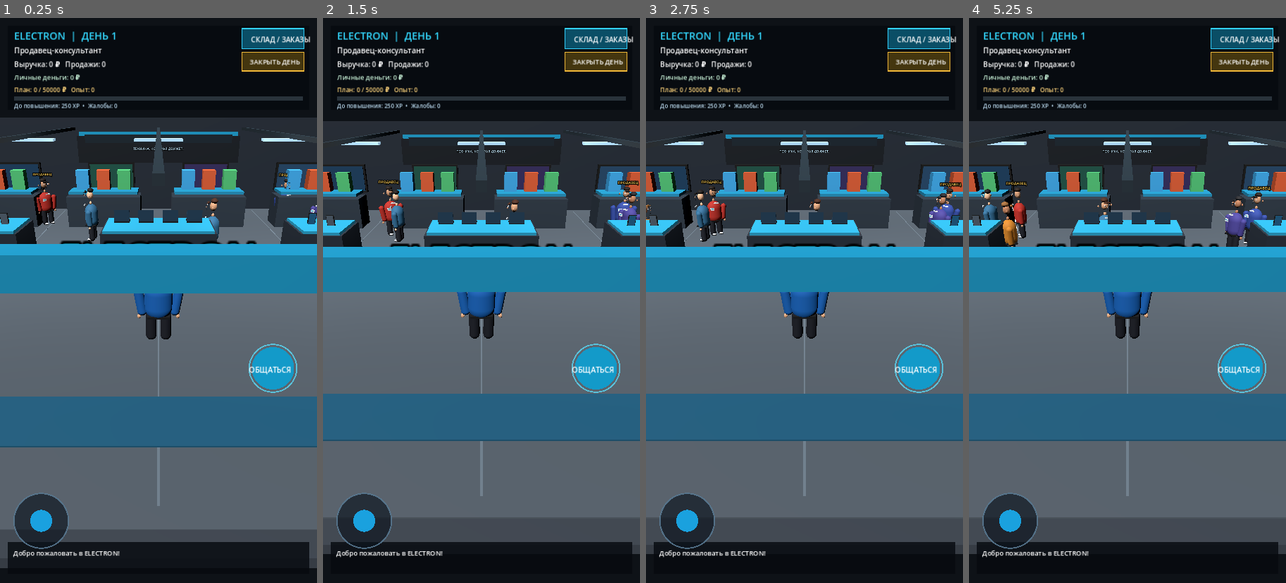
Above: before the commit, frames 1-4 (left to right).
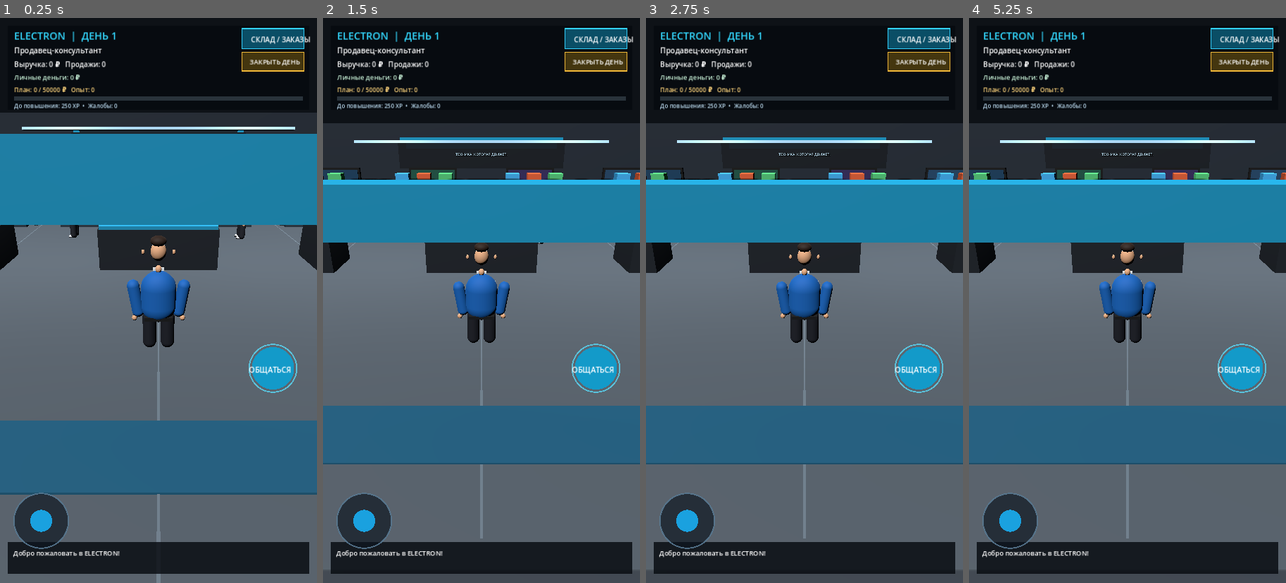
Above: after the commit, the same moments.

Repository: shilinillyaalexandrovich-wq/ELECTRON-3D
Game: Godot game, scene res://scenes/main.tscn
Same seed, same stepped clock (60 frames per second), same inputs: the game is played once before the commit and once after it.
Inputs (mouse positions are in pixels of both pictures, inside the frame that each line leads up to):
- Up to frame 1 (0.25 s): no input
- Up to frame 2 (1.5 s): move the mouse to (551, 272) at 0.52 s; click (551, 272) at 0.67 s; drag from (418, 328) to (465, 413) at 1.27 s
- Up to frame 3 (2.75 s): move the mouse to (836, 176) at 2.02 s; click (836, 176) at 2.17 s
- Up to frame 4 (5.25 s): drag from (1111, 413) to (1032, 215) at 2.77 s; move the mouse to (1222, 385) at 3.52 s; click (1222, 385) at 3.67 s; drag from (1032, 215) to (1079, 159) at 4.27 s; move the mouse to (1143, 300) at 5.02 s; click (1143, 300) at 5.17 s

The runs differ from the first frame. In frame 1, 45% of the frame differs, in the area x 0-100%, y 16-100%; in frame 2, 34%; in frame 3, 34%; in frame 4, 34%.

Commit message:
Improve ELECTRON store gameplay, product displays and camera visibility

Diff:
--- a/scripts/game.gd
+++ b/scripts/game.gd
@@ -128,19 +128,45 @@
         _box(Vector3(tx, 1.75, -8.25), Vector3(2.17, 1.2, 0.035), [Color(0.04, 0.24, 0.38), Color(0.08, 0.34, 0.28), Color(0.2, 0.16, 0.38), Color(0.12, 0.28, 0.42)][i])
         _box(Vector3(tx, 0.92, -8.25), Vector3(0.16, 0.32, 0.12), Color(0.12, 0.14, 0.17))
 
-    # Центральные острова с демонстрационными смартфонами и ноутбуками.
+    # Три открытых демонстрационных острова с узнаваемыми моделями техники.
     for island in range(3):
         var ix := -6.0 + float(island) * 6.0
-        _box(Vector3(ix, 0.78, 0.0), Vector3(3.5, 1.25, 1.7), Color(0.12, 0.16, 0.21))
-        _box(Vector3(ix, 1.43, 0.0), Vector3(3.35, 0.12, 1.58), Color(0.12, 0.62, 0.78))
-        for p in range(4):
-            var px := ix - 1.15 + float(p) * 0.76
-            if island == 1:
-                _box(Vector3(px, 1.57, -0.12), Vector3(0.48, 0.035, 0.34), Color(0.035, 0.04, 0.05))
-                _box(Vector3(px, 1.76, 0.02), Vector3(0.48, 0.36, 0.035), Color(0.08, 0.22, 0.32))
+        _box(Vector3(ix, 0.72, -0.1), Vector3(3.25, 1.12, 1.45), Color(0.075, 0.105, 0.14))
+        _box(Vector3(ix, 1.32, -0.1), Vector3(3.18, 0.10, 1.38), Color(0.08, 0.58, 0.76))
+        for p in range(3):
+            var px := ix - 0.92 + float(p) * 0.92
+            if island == 0:
+                # Смартфон: корпус, стеклянный экран и камера.
+                _box_node(Vector3(px, 1.48, -0.16), Vector3(0.34, 0.035, 0.62), Color(0.025,0.035,0.05))
+                _box_node(Vector3(px, 1.501, -0.16), Vector3(0.29, 0.012, 0.53), [Color(0.05,0.36,0.58),Color(0.12,0.48,0.38),Color(0.35,0.2,0.48)][p])
+                _box_node(Vector3(px, 1.51, 0.115), Vector3(0.06,0.008,0.025), Color(0.01,0.015,0.02))
+            elif island == 1:
+                # Ноутбук: клавиатурная база и поднятый экран.
+                _box_node(Vector3(px, 1.47, -0.12), Vector3(0.72,0.045,0.48), Color(0.16,0.19,0.23))
+                _box_node(Vector3(px, 1.70, -0.34), Vector3(0.70,0.42,0.045), Color(0.025,0.035,0.05))
+                _box_node(Vector3(px, 1.70, -0.312), Vector3(0.63,0.35,0.012), [Color(0.06,0.3,0.5),Color(0.1,0.42,0.36),Color(0.3,0.2,0.42)][p])
             else:
-                _box(Vector3(px, 1.62, -0.05), Vector3(0.25, 0.42, 0.035), Color(0.025, 0.035, 0.045))
-                _box(Vector3(px, 1.62, -0.025), Vector3(0.21, 0.37, 0.012), [Color(0.05, 0.35, 0.52), Color(0.12, 0.48, 0.38), Color(0.35, 0.2, 0.48), Color(0.3, 0.36, 0.42)][p])
+                # Наушники на компактной демонстрационной подставке.
+                _box_node(Vector3(px, 1.49, -0.14), Vector3(0.24,0.16,0.22), Color(0.19,0.22,0.26))
+                var band := MeshInstance3D.new()
+                var torus := TorusMesh.new()
+                torus.inner_radius = 0.12
+                torus.outer_radius = 0.17
+                band.mesh = torus
+                band.position = Vector3(px,1.77,-0.14)
+                band.rotation_degrees.x = 90
+                band.material_override = _mat([Color(0.08,0.1,0.13),Color(0.12,0.42,0.58),Color(0.32,0.22,0.4)][p])
+                add_child(band)
+                for side in [-1.0,1.0]:
+                    var cup := MeshInstance3D.new()
+                    var cup_mesh := CylinderMesh.new()
+                    cup_mesh.top_radius = 0.09
+                    cup_mesh.bottom_radius = 0.09
+                    cup_mesh.height = 0.12
+                    cup.mesh = cup_mesh
+                    cup.position = Vector3(px + side*0.14,1.64,-0.14)
+                    cup.material_override = _mat(Color(0.07,0.09,0.12))
+                    add_child(cup)
 
     # Стеллажи с коробками и подсвеченными полками вдоль стен.
     for side in [-1.0, 1.0]:
@@ -163,10 +189,9 @@
     _add_store_label("КАССА", Vector3(-5.8, 1.9, 4.38), 18, Color(0.5, 0.9, 1.0))
     _add_store_label("СЕРВИС", Vector3(5.8, 1.9, 4.38), 18, Color(0.5, 0.9, 1.0))
 
-    # Потолочные балки и световые короба без сплошной крыши.
-    for x in [-8.0, -4.0, 0.0, 4.0, 8.0]:
-        _box(Vector3(x, 4.0, 0.0), Vector3(0.12, 0.12, 15.5), Color(0.12, 0.18, 0.22))
-        _box(Vector3(x, 3.88, -1.0), Vector3(1.5, 0.08, 0.32), Color(0.7, 0.88, 1.0))
+    # Верхнее пространство оставляем полностью открытым: камера не должна
+    # упираться в потолочные балки и перекрывать обзор торгового зала.
+    _box(Vector3(0, 3.72, -1.0), Vector3(7.5, 0.08, 0.24), Color(0.7, 0.88, 1.0))
 
 func _box_node(pos: Vector3, dimensions: Vector3, color: Color) -> MeshInstance3D:
     var node := MeshInstance3D.new()
@@ -213,10 +238,14 @@
 
 func _spawn_customers() -> void:
     var names := ["Алексей", "Марина", "Игорь", "Ольга", "Денис", "Екатерина"]
+    var spawn_points := [
+        Vector3(-8.0,0.0,-1.8), Vector3(-3.0,0.0,-3.4),
+        Vector3(3.2,0.0,-3.2), Vector3(8.0,0.0,-1.4)
+    ]
     for i in range(4):
         var customer = CUSTOMER_SCRIPT.new()
         customer.customer_name = names[i]
-        customer.position = Vector3(-7.0 + i * 4.5, 0.0, -1.0 - (i % 2) * 2.0)
+        customer.position = spawn_points[i]
         add_child(customer)
         customers.append(customer)
 
@@ -441,9 +470,9 @@
     if not is_instance_valid(camera) or not is_instance_valid(player):
         return
     # Камера плавно сопровождает персонажа с постоянным направлением обзора.
-    var target_position := player.global_position + Vector3(0.0, 4.6, 7.2)
-    camera.global_position = camera.global_position.lerp(target_position, 0.22)
-    camera.look_at(player.global_position + Vector3(0.0, 1.0, 0.0), Vector3.UP)
+    var target_position := player.global_position + Vector3(0.0, 3.8, 6.4)
+    camera.global_position = camera.global_position.lerp(target_position, 0.16)
+    camera.look_at(player.global_position + Vector3(0.0, 0.95, 0.0), Vector3.UP)
 
 func _input(event: InputEvent) -> void:
     var size := get_viewport().get_visible_rect().size
@@ -721,7 +750,7 @@
 func _spawn_one_customer() -> void:
     var c = CUSTOMER_SCRIPT.new()
     c.customer_name = ["Павел", "Светлана", "Роман", "Анна"].pick_random()
-    c.position = Vector3(randf_range(-7, 7), 0, randf_range(-2, 1))
+    c.position = Vector3([-8.0,-3.0,3.0,8.0].pick_random(), 0, randf_range(-3.8,-1.2))
     add_child(c)
     customers.append(c)
 
@@ -733,6 +762,18 @@
     node.position = pos
     node.material_override = _mat(color)
     add_child(node)
+
+    # Крупная мебель получает физические коллайдеры, чтобы персонаж
+    # не проходил сквозь стойки, острова и стеллажи.
+    if dimensions.x > 0.5 and dimensions.y > 0.5 and dimensions.z > 0.5:
+        var body := StaticBody3D.new()
+        body.position = pos
+        var collision := CollisionShape3D.new()
+        var shape := BoxShape3D.new()
+        shape.size = dimensions
+        collision.shape = shape
+        body.add_child(collision)
+        add_child(body)
 
 func _mat(color: Color) -> StandardMaterial3D:
     var material := StandardMaterial3D.new()
